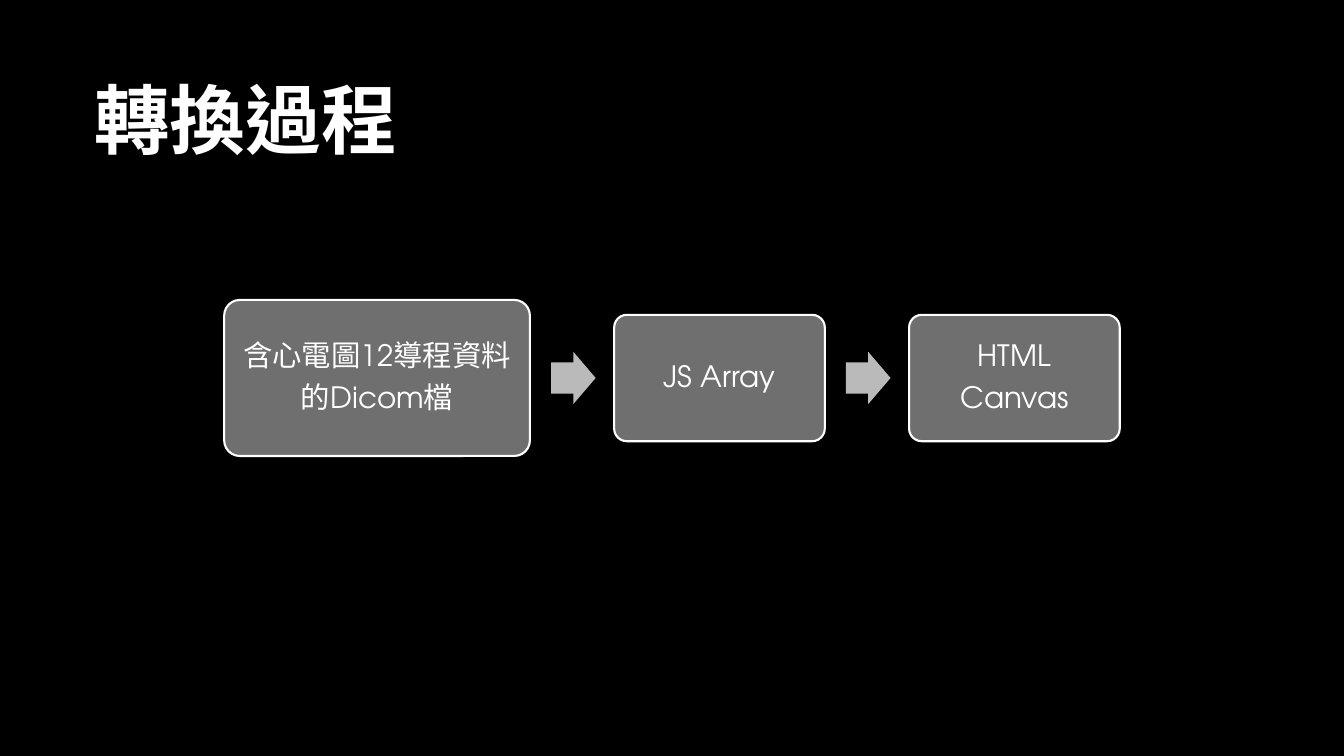
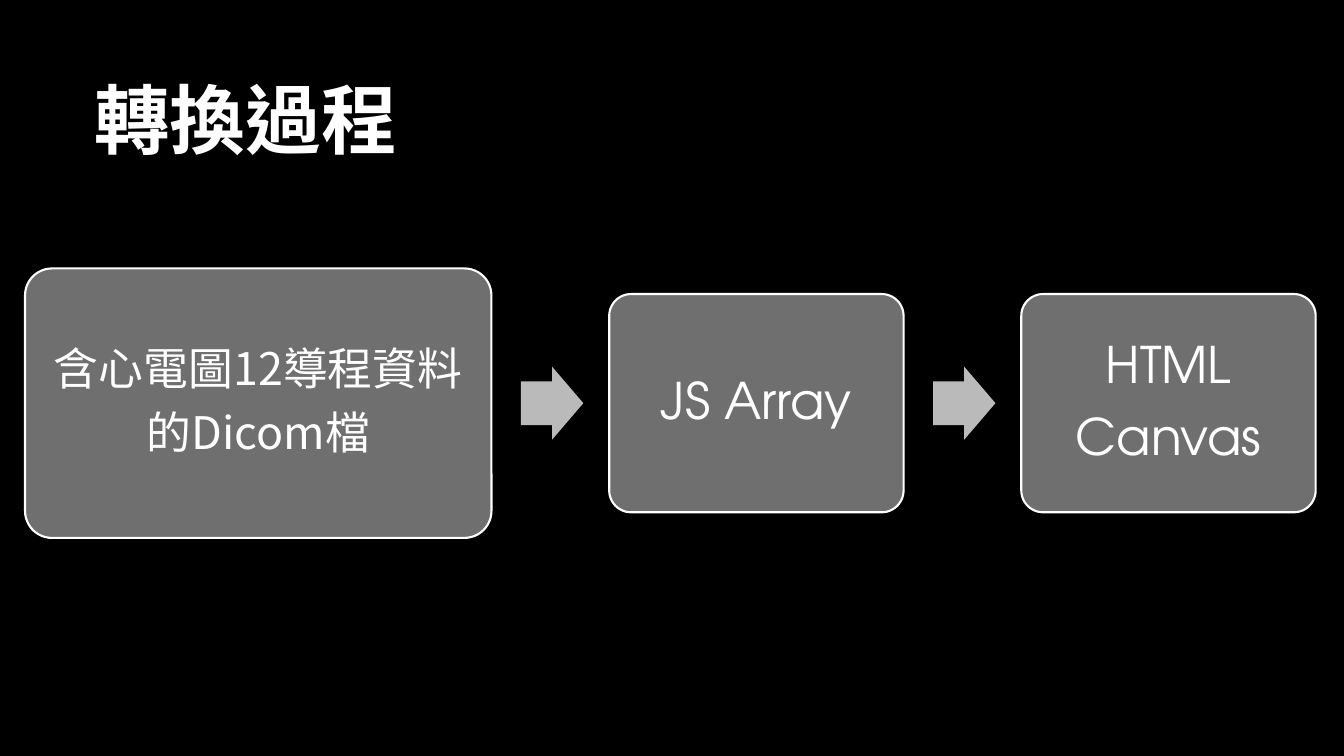
Before and after one commit to mos2718/20190523SSO, a slide deck: slide 10 of PPT/DICOM RT and ECG.pptx (slide 2 before the commit). Drawn at 1344x756 pixels with LibreOffice and Linux fonts; fonts in the diff are those of the drawing; background and template pictures are left out. Boxes give left, top, right and bottom in pixels: in the first picture for what was removed or moved away, otherwise in the second. Text is boxed around its words. In the diff, an @@ line names an element or a change of style, - is before the commit and + after.

```diff
--- a/PPT/DICOM RT and ECG.pptx
+++ b/PPT/DICOM RT and ECG.pptx
@@ rounded rectangle: place and size @@
-rounded rectangle at (224, 300, 529, 457)
+rounded rectangle at (25, 268, 492, 537)
@@ text "含心電圖12導程資料": place and size @@
-text "含心電圖12導程資料" at (243, 341, 511, 411)
+text "含心電圖12導程資料" at (54, 347, 462, 453)
@@ text "含心電圖12導程資料" at (54, 347, 462, 453): size 21 to 32 pt, font TeX Gyre Adventor to Noto Sans CJK SC; more space between paragraphs @@
@@ rounded rectangle: place and size @@
-rounded rectangle at (614, 315, 825, 441)
+rounded rectangle at (609, 294, 903, 513)
@@ rounded rectangle: place and size @@
-rounded rectangle at (909, 315, 1120, 441)
+rounded rectangle at (1021, 294, 1316, 513)
@@ text "JS Array": place and size @@
-text "JS Array" at (664, 365, 775, 393)
+text "JS Array" at (661, 381, 852, 429)
@@ text "JS Array" at (661, 381, 852, 429): size 21 to 36 pt; more space between paragraphs @@
@@ text "HTML" at (1076, 346, 1262, 456): size 21 to 36 pt; more space between paragraphs @@
@@ text "HTML": place and size @@
-text "HTML" at (960, 344, 1068, 409)
+text "HTML" at (1076, 346, 1262, 456)
@@ right arrow: place and size @@
-right arrow at (552, 352, 596, 404)
+right arrow at (521, 367, 584, 440)
@@ right arrow: place and size @@
-right arrow at (846, 352, 890, 404)
+right arrow at (934, 367, 996, 440)
```
Also in this commit, not shown: 2 other slides changed, 8 slides added, 2 other files.
